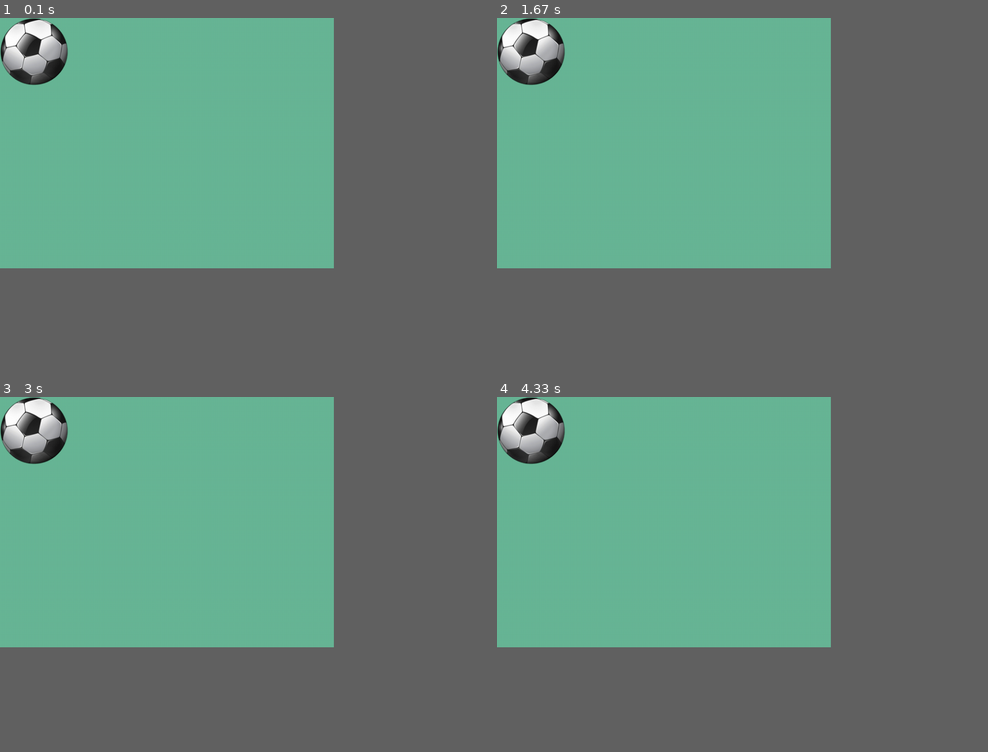
Above: before the commit, frames 1-4 (two rows, left to right).
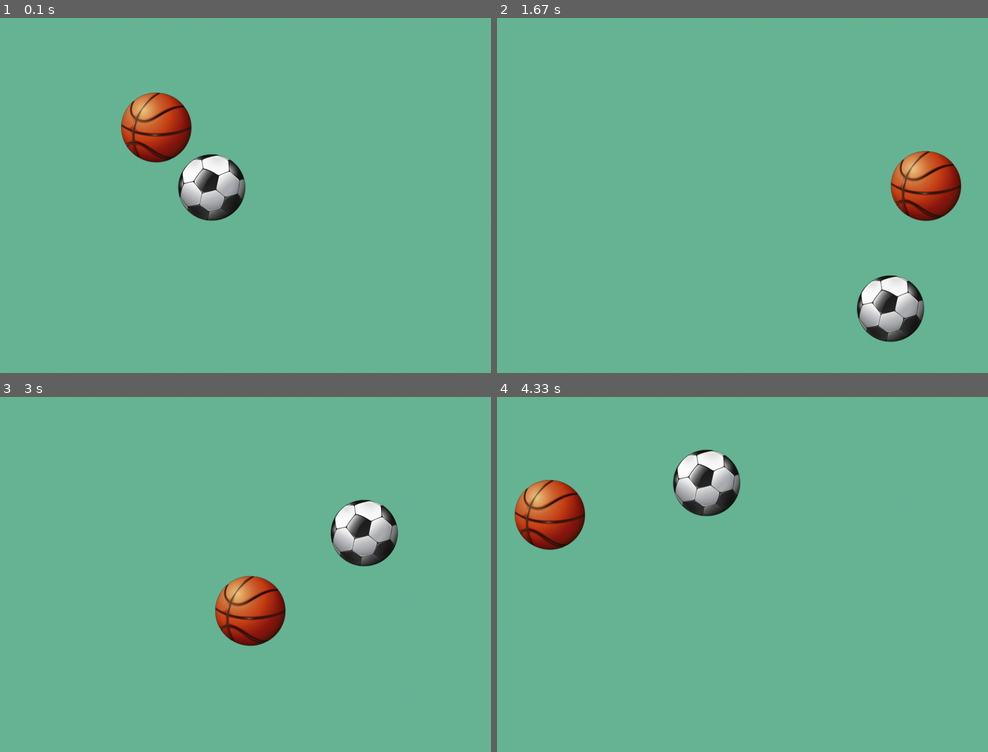
Above: after the commit, the same moments.

Repository: infProgram/inf371_spring2022-Pieces-Ho
Game: pygame game, started from pygameTutorials/classWithImage.py
Same seed, same stepped clock (60 frames per second), same inputs: the game is played once before the commit and once after it.
Inputs:
- Up to frame 1 (0.1 s): no input
- Up to frame 2 (1.67 s): no input
- Up to frame 3 (3 s): no input
- Up to frame 4 (4.33 s): no input
The window is 612x459 before the commit and 900x651 after it. Grey fills any space a smaller window leaves; there, only what the larger window draws over its background counts as a difference.

The runs differ from the first frame. In frame 1, 6.3% of the frame differs, in the area x 0-50%, y 0-58%; in frame 2, 6.3%; in frame 3, 6.3%; in frame 4, 6.3%, in the area x 0-50%, y 0-44%.

Commit message:
There are 2 balls from image moving now.

Diff:
--- a/pygameTutorials/classWithImage.py
+++ b/pygameTutorials/classWithImage.py
@@ -3,66 +3,53 @@
 # Try to modify this class to be with Image
 
 class OneBall:
-  def __init__(self,filename,speedX,speedY,x,y,colour) -> None:
+  def __init__(self,filename,speedX,speedY,x,y) -> None:
      self.picture = pygame.image.load(filename)
      self.rect = self.picture.get_rect()
      self.ballSpeedX = speedX
      self.ballSpeedY = speedY
-     self.x = x
-     self.y = y
-     self.ballColour = colour
-    #  self.ball = pygame.draw.circle(screen, self.ballColour, [self.x, self.y], 40, width=0)
-    #  self.ballFrame = pygame.draw.circle(screen, (0,0,0), [self.x, self.y], 40, width=5)
-
-  # def draw(self):
-
-    # self.ball = pygame.draw.circle(screen, self.ballColour, [self.x, self.y], 40, width=0)
-    # self.ballFrame = pygame.draw.circle(screen, (0,0,0), [self.x, self.y], 40, width=5)
+     self.rect.x = x
+     self.rect.y = y
 
   def move(self):
-    #   if self.ball.left <= 0 or self.ball.right >= width:
-    #     self.ballSpeedX = - self.ballSpeedX
-    #   if self.ball.top <= 0 or self.ball.bottom >= height:
-    #     self.ballSpeedY = - self.ballSpeedY
-
       if self.rect.left <= 0 or self.rect.right >= width:
         self.ballSpeedX = - self.ballSpeedX
       if self.rect.top <= 0 or self.rect.bottom >= height:
         self.ballSpeedY = - self.ballSpeedY
 
-      self.x = self.x + self.ballSpeedX
-      self.y = self.y + self.ballSpeedY
+      self.rect.x = self.rect.x + self.ballSpeedX
+      self.rect.y = self.rect.y + self.ballSpeedY
 
-  def collide(self, OneBall):
+#   def collide(self, OneBall):
 
-      if self.ball.colliderect(OneBall.ball):
-        print("Collide.")
-        self.ballSpeedX = - self.ballSpeedX
-        self.ballSpeedY = - self.ballSpeedY
-        self.x = self.x + self.ballSpeedX * 10  #when collide,they back in 10 times speed
-        self.y = self.y + self.ballSpeedY * 10
+#       if self.ball.colliderect(OneBall.ball):
+#         print("Collide.")
+#         self.ballSpeedX = - self.ballSpeedX
+#         self.ballSpeedY = - self.ballSpeedY
+#         self.x = self.x + self.ballSpeedX * 10  #when collide,they back in 10 times speed
+#         self.y = self.y + self.ballSpeedY * 10
 
   def blit(self, screen):
     screen.blit(self.picture, self.rect)
 
-size = width, height = 640, 480
+size = width, height = 940, 680
 backgroundColor = (104,183,150)
 screen = pygame.display.set_mode(size)
 pygame.display.set_caption('Ball Game') #  主窗口标题（Title）
 
-ball001 = OneBall("soccer.png",2,2,320,240,(162,56,31))
-# ball002 = OneBall(3,4,200,100,(255,255,255))
+ball001 = OneBall("soccer.png",2,2,320,240)
+ball002 = OneBall("basketball.png",3,4,200,100)
 isRunning = True
 while isRunning:
   for event in pygame.event.get():
     if (event.type == pygame.KEYDOWN and event.key == pygame.K_ESCAPE) or event.type == pygame.QUIT: sys.exit()
   screen.fill(backgroundColor)
 
-#   ball001.draw()
-#   ball002.draw()
   ball001.blit(screen)
   ball001.move()
-#   ball002.move()
+
+  ball002.blit(screen)
+  ball002.move()
 
 #   ball002.collide(ball001)
 #   ball001.collide(ball002)
